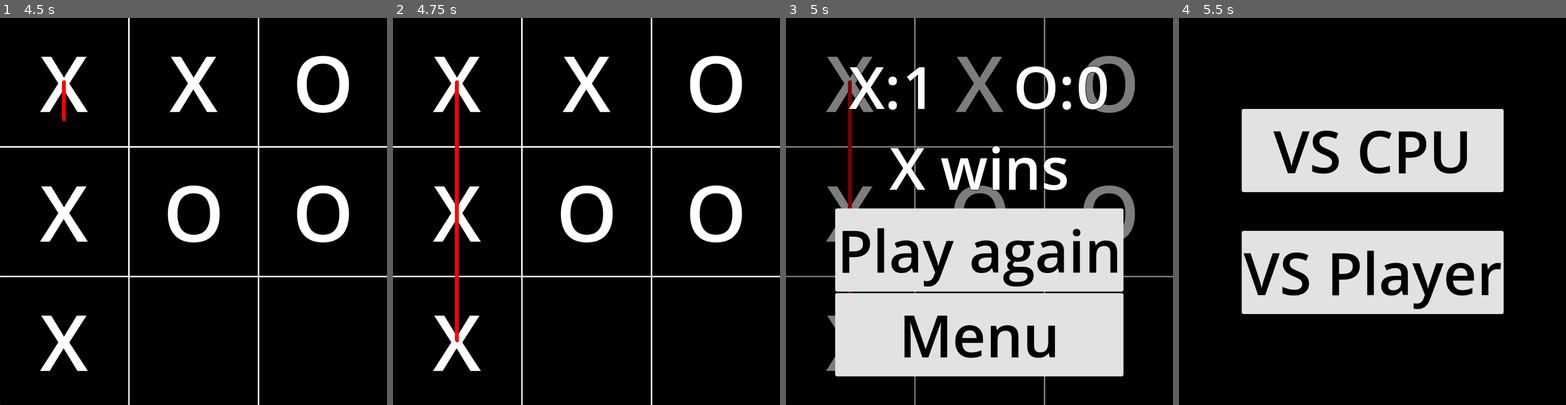
Above: before the commit, frames 1-4 (left to right).
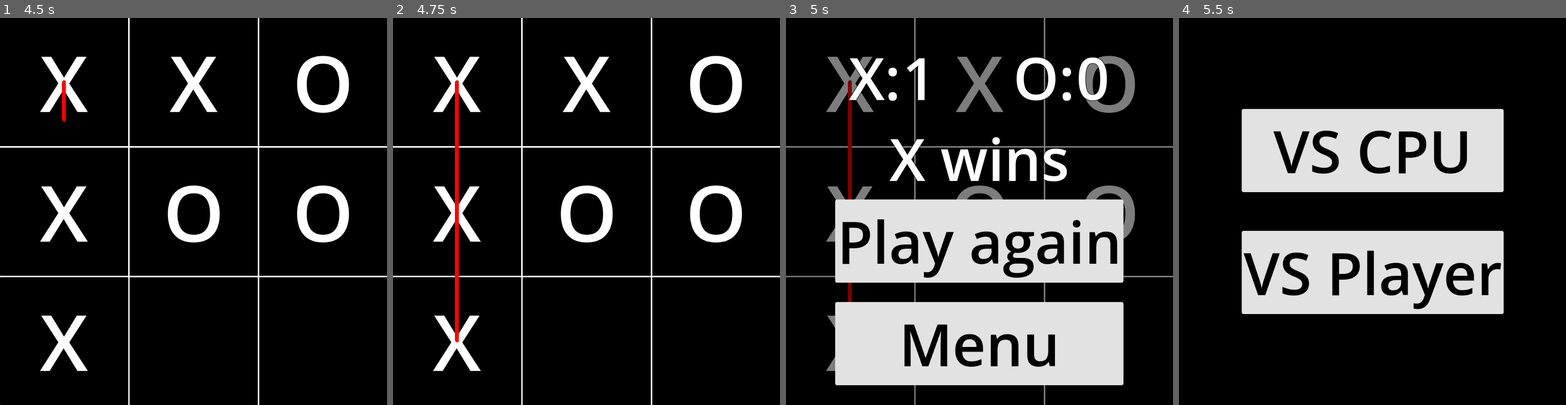
Above: after the commit, the same moments.

Repository: Vorgenstad/tic-tac-toe
Game: Godot game, scene res://scenes/main.tscn
The game is run twice, just before and just after one commit, with the same random seed, the same clock (stepped at 60 frames per second) and the same inputs.
Inputs (mouse positions are in pixels of both pictures, inside the frame that each line leads up to):
- Up to frame 1 (4.5 s): click "VS CPU" at 0.5 s; click "Easy" at 1.25 s; click (65, 83) at 2 s; click (193, 83) at 2.75 s; click (65, 211) at 3.5 s; click (65, 343) at 4.25 s
- Up to frame 2 (4.75 s): no input
- Up to frame 3 (5 s): no input
- Up to frame 4 (5.5 s): click "Menu" at 5 s

Frames 1-2 are identical in both runs. In frame 3, 17% of the frame differs, in the area x 12-88%, y 10-95%; in frame 4, nothing differs.

Commit message:
Added spacing between the UI buttons

Diff:
--- a/scenes/ui.tscn
+++ b/scenes/ui.tscn
@@ -58,13 +58,17 @@
 layout_mode = 2
 horizontal_alignment = 1
 
-[node name="RestartButton" type="Button" parent="PanelContainer/CenterContainer/VBoxContainer"]
+[node name="VBoxContainer" type="VBoxContainer" parent="PanelContainer/CenterContainer/VBoxContainer"]
+layout_mode = 2
+theme_override_constants/separation = 50
+
+[node name="RestartButton" type="Button" parent="PanelContainer/CenterContainer/VBoxContainer/VBoxContainer"]
 layout_mode = 2
 text = "Play again"
 
-[node name="MenuButton" type="Button" parent="PanelContainer/CenterContainer/VBoxContainer"]
+[node name="MenuButton" type="Button" parent="PanelContainer/CenterContainer/VBoxContainer/VBoxContainer"]
 layout_mode = 2
 text = "Menu"
 
-[connection signal="pressed" from="PanelContainer/CenterContainer/VBoxContainer/RestartButton" to="." method="_on_restart_button_pressed"]
-[connection signal="pressed" from="PanelContainer/CenterContainer/VBoxContainer/MenuButton" to="." method="_on_menu_button_pressed"]
+[connection signal="pressed" from="PanelContainer/CenterContainer/VBoxContainer/VBoxContainer/RestartButton" to="." method="_on_restart_button_pressed"]
+[connection signal="pressed" from="PanelContainer/CenterContainer/VBoxContainer/VBoxContainer/MenuButton" to="." method="_on_menu_button_pressed"]
